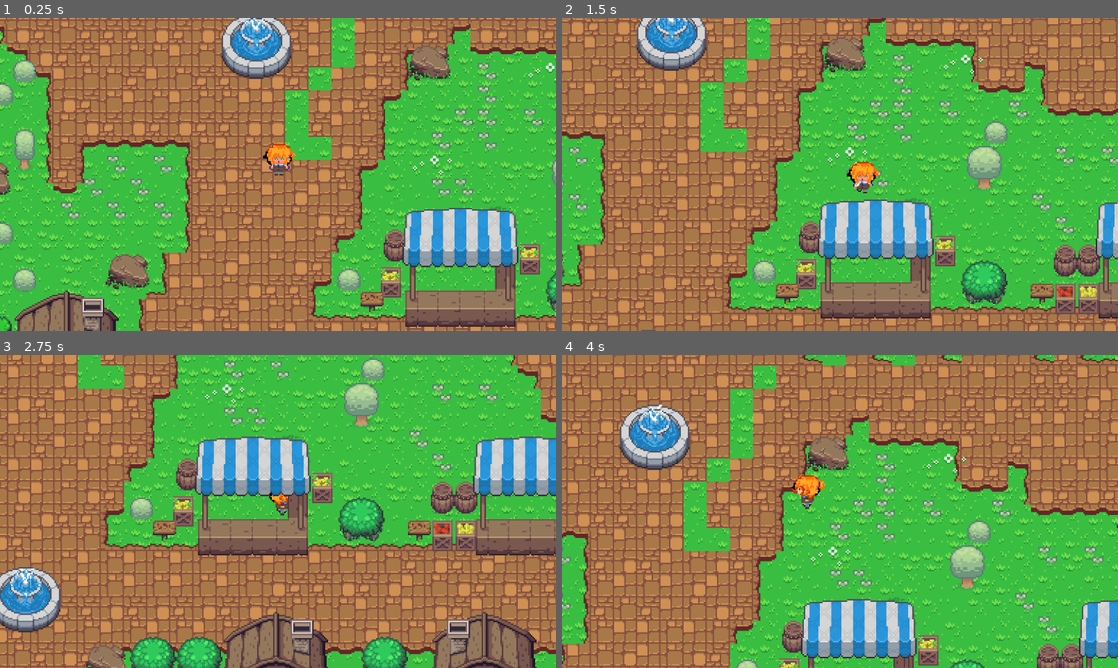
Above: before the commit, frames 1-4 (two rows, left to right).
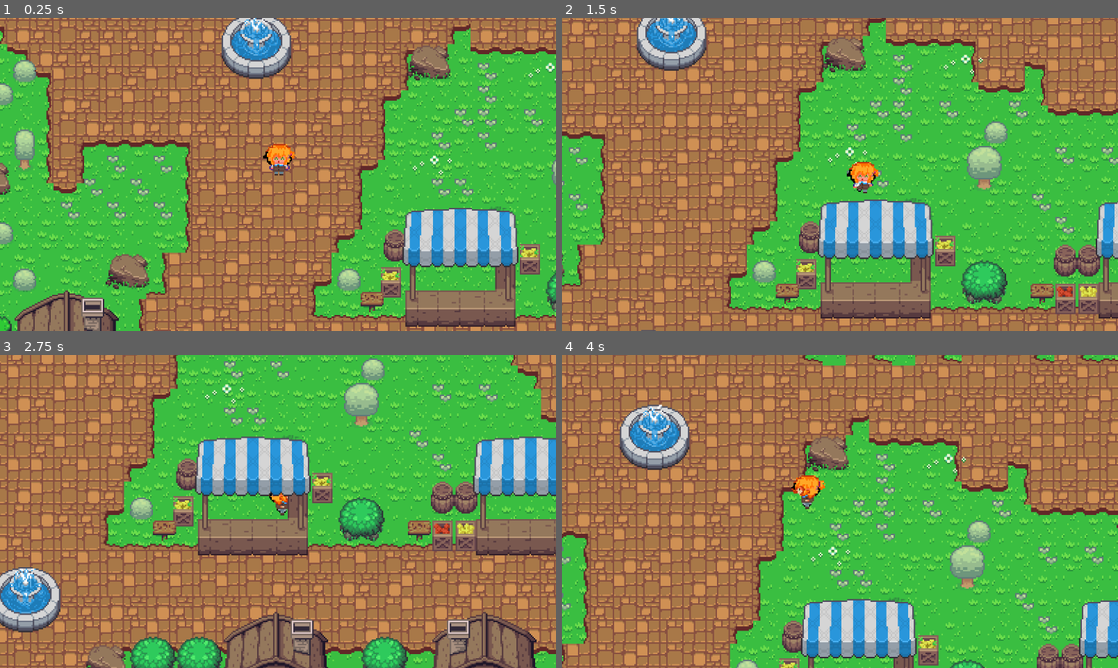
Above: after the commit, the same moments.

Repository: AiNhi-06/PLF
Game: Godot game, scene res://scenes/đất.tscn
The game is run twice, just before and just after one commit, with the same random seed, the same clock (stepped at 60 frames per second) and the same inputs. The project has no main scene, so this scene is started directly.
Inputs:
- Up to frame 1 (0.25 s): no input
- Up to frame 2 (1.5 s): tap Enter at 0.5 s; hold D (right) 0.53-1.28 s; hold S (down) from 1.28 s (still down)
- Up to frame 3 (2.75 s): release S (down) at 2.03 s; hold D (right) from 2.03 s (still down)
- Up to frame 4 (4 s): release D (right) at 2.78 s; hold W (up) 2.78-3.53 s; hold A (left) from 3.53 s (still down)

The runs differ from the first frame. In frame 1, 2.2% of the frame differs, in the area x 51-64%, y 0-46%; in frame 2, 2.1%; in frame 3, 0.8%; in frame 4, 2.9%, in the area x 21-39%, y 3-63%.

Commit message:
hết test

Diff:
--- a/scenes/scene_map.tscn
+++ b/scenes/scene_map.tscn
@@ -6669,7 +6669,7 @@
 [node name="đường" type="TileMapLayer" parent="." unique_id=1889972166]
 z_index = -1
 position = Vector2(-5, 1)
-tile_map_data = PackedByteArray("AAAiAAAAAAANAA8AAAAhAAEAAAA …(16128 unchanged characters)… OABIAAAAgAAEAAAAOABIAAAAgAAIAAAAOABIAAAA=")
+tile_map_data = PackedByteArray("AAAiAAAAAAANAA8AAAAhAAEAAAA …(16128 unchanged characters)… OABIAAAAgAAEAAAAOABIAAAAgAAIAAAAOABIAAAAlABAAAAAOABAAAAAkABAAAAANABAAAAAkAA8AAAANABAAAAAkAA4AAAANAA8AAAAlAA0AAAANAA8AAAAmAAwAAAANABAAAAAmAAsAAAANAA8AAAAmAAoAAAANABAAAAAnAAkAAAANABAAAAA=")
 tile_set = SubResource("TileSet_4qb8i")
 
 [node name="nhà" type="TileMapLayer" parent="." unique_id=2041079886]
